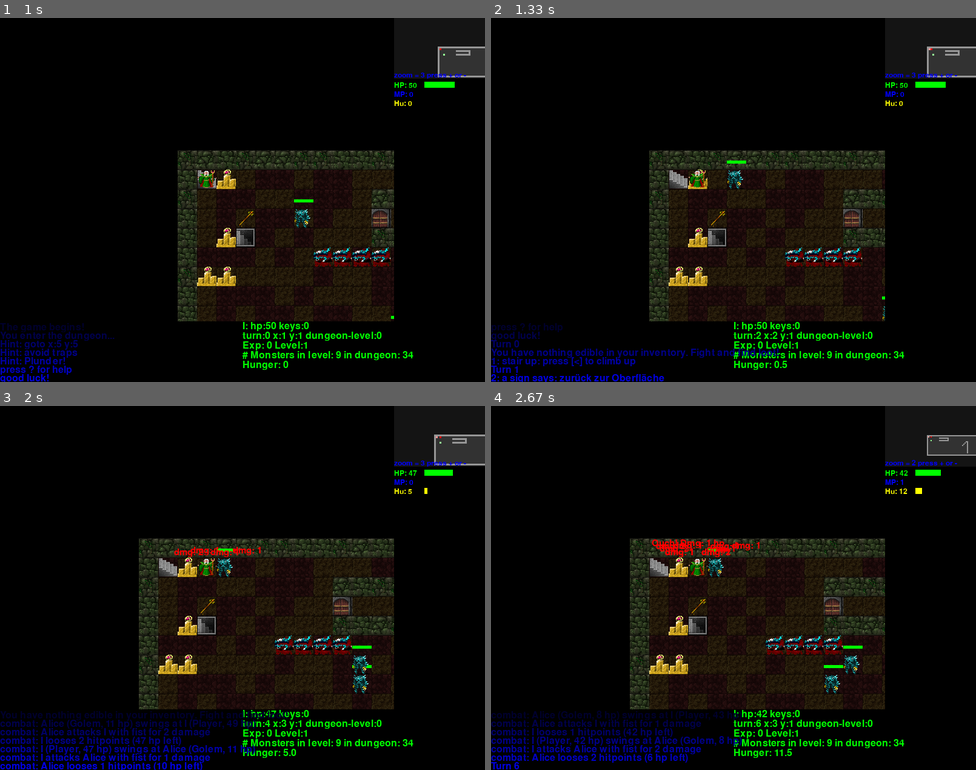
Above: before the commit, frames 1-4 (two rows, left to right).
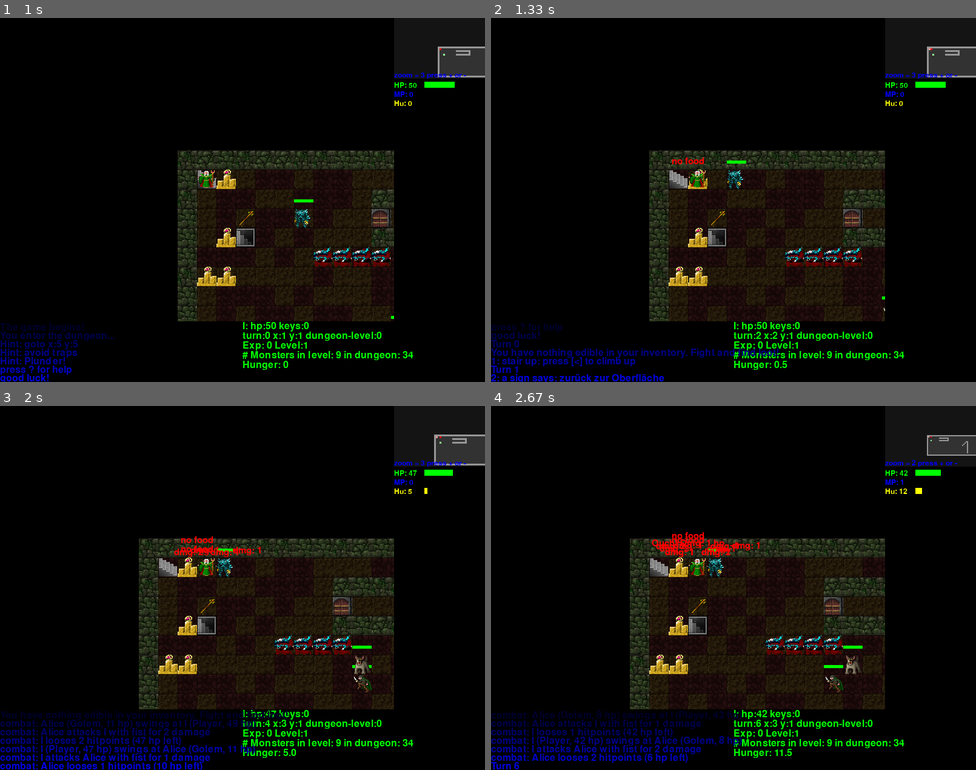
Above: after the commit, the same moments.

Repository: horstjens/pyrogue
Game: pygame game, started from pygame/pygamerogue.py
Same seed, same stepped clock (60 frames per second), same inputs: the game is played once before the commit and once after it.
Inputs:
- Up to frame 1 (1 s): tap I at 0.33 s; tap Enter at 0.67 s
- Up to frame 2 (1.33 s): hold E from 1 s (still down); hold Right from 1 s (still down)
- Up to frame 3 (2 s): release E at 1.47 s; release Right at 1.47 s; hold Right 1.5-1.97 s; tap E at 1.65 s
- Up to frame 4 (2.67 s): hold Up 2-2.3 s; hold Right from 2.33 s (still down); tap - at 2.48 s

Frame 1 is identical in both runs. In frame 2, less than 0.1% of the frame differs, in the area x 37-82%, y 38-84%; in frame 3, 0.4%, in the area x 37-77%, y 35-79%; in frame 4, 0.4%.

Commit message:
different sprites for wolf, gobling, warrior and statue

Diff:
--- a/pygame/pygamerogue.py
+++ b/pygame/pygamerogue.py
@@ -137,6 +137,9 @@
         elif "knife" in attacker.inventory and attacker.inventory["knife"] > 0:
             damage = random.randint(damage+1, damage+2)
             weapon = "knife"
+        elif "fangs" in attacker.inventory:  # no amount check necessary, only Wolf class can have fangs
+            weapon = "fangs"
+            damage = random.choice((0, 0, 0, 1, 1, 1, 1, 2, 2, 3, 4, 5))  # special damage for wolf, can be zero
         else:
             damage = random.randint(damage, damage+1)
             weapon = "fist"
@@ -325,6 +328,8 @@
     def __init__(self, x, y, xp=0, level=1, hp=0, picture=""):
         """a stationary monster that only defends it self"""
         Monster.__init__(self, x, y, xp, level, hp, picture)
+        self.picture = PygView.STATUE1
+        self.hitpoints = 50
 
     def ai(self, player):
         return 0, 0
@@ -336,7 +341,9 @@
         Monster.__init__(self, x, y, xp, level, hp, picture)
         # ------- put your own code here: ----
         # self.picture = random.choice((PygView.GOBLIN1, PygView.GOBLIN2, PygView.GOBLIN3))
-        # self.strength = random.randint(1,6)
+        self.picture = PygView.GOBLIN1
+        self.strength = random.randint(3, 9)
+        self.hitpoints = random.randint(20, 25)
         # -- give something into inventory
         # self.inventory["goblin amulet"] = 1
 
@@ -347,9 +354,13 @@
         Monster.__init__(self, x, y, xp, level, hp, picture)
         # ------- put your own code here: ----
         # self.picture = random.choice((PygView.WOLF1, PygView.WOLF2, PygView.WOLF3))
-        # self.strength = random.randint(3,4)
+        self.picture = PygView.WOLF1
+        self.strength = random.randint(3, 4)
+        self.hitpoints = random.randint(15, 20)
         # self.dexterity = random.randint(5,8)
-        # self.inventory["fangs"] = 1 # modify combat_round and code damage for "fangs"
+        # a wolf can not have shield, armor etc
+        self.inventory = {}
+        self.inventory["fangs"] = 1 # modify combat_round and code damage for "fangs"
 
 
 class EliteWarrior(Boss):
@@ -357,10 +368,11 @@
         """example for a boss monster"""
         Monster.__init__(self, x, y, xp, level, hp, picture)
         # ------- put your own code here: ----
-        # self.hitpoints = 100
+        self.hitpoints = 32
         # self.picture = random.choice((PygView.WARRIOR1, PygView.WARRIOR2, PygView.WARRIOR3))
+        self.picture = PygView.WARRIOR1
         # self.strength = random.randint(12,24)   # more strength
-        # self.inventory["sword"] = 1             # 100% change to start with good equipment
+        self.inventory["sword"] = 1             # 100% change to start with good equipment
         # self.inventory["shield"] = 1
 
 
@@ -839,11 +851,15 @@
         # PygView.SIGN  = PygView.GUI.image_at((32*6,0,32,32))
         PygView.FLOOR = PygView.FLOORS.image_at((160, 32*2, 32, 32))
         PygView.FLOOR1 = PygView.FLOORS.image_at((192, 160, 32, 32))
-        PygView.TRAP = PygView.FEAT.image_at((30, 128, 32, 32), (0, 0, 0))
+        PygView.TRAP = PygView.FEAT.image_at((30, 128, 32, 32), (0, 0, 0))  # the extra (0,0,0) makes sprite transparent
         PygView.PLAYERPICTURE = PygView.FIGUREN.image_at((111, 1215, 32, 32), (0, 0, 0))
         PygView.STAIRDOWN = PygView.FEAT.image_at((32*4, 32*5, 32, 32))
         PygView.STAIRUP = PygView.FEAT.image_at((32*5, 32*5, 32, 32), (0, 0, 0))
         PygView.MONSTERPICTURE = PygView.FIGUREN.image_at((0, 0, 32, 32), (0, 0, 0))
+        PygView.STATUE1 = PygView.FIGUREN.image_at((650, 960, 28, 32), (0, 0, 0))  # Sprite is less than 32 pixel width
+        PygView.GOBLIN1 = PygView.FIGUREN.image_at((659, 990, 32, 32), (0, 0, 0))
+        PygView.WOLF1 = PygView.FIGUREN.image_at((667, 607, 32, 32), (0, 0, 0))
+        PygView.WARRIOR1 = PygView.FIGUREN.image_at((405, 989, 32, 32), (0, 0, 0))
         PygView.DOOR = PygView.FEAT.image_at((32*2, 32, 32, 32))
         PygView.LOOT = PygView.MAIN.image_at((155, 672, 32, 32), (0, 0, 0))
         PygView.KEY = PygView.FIGUREN.image_at((54, 1682, 32, 32), (0, 0, 0))
@@ -1120,15 +1136,16 @@
                                 self.status.append("{}: You have no healing potion. Gather more loot!".format(
                                                    self.turns))
                     elif event.key == pygame.K_e:
-                        food = [i for i in self.player.inventory if i == "bread" or i == "meat" and
+                        food = [i for i in self.player.inventory if (i == "bread" or i == "meat") and
                                 self.player.inventory[i] > 0]
-                        if len(food) > 0:
+                        if len(food) > 0:  # TODO: eating sound effect
                             self.player.inventory[food[0]] -= 1
-                            Flytext(self.player.x, self.player.y, "Yummy {}".format(food[0]), (0,200,0))
+                            Flytext(self.player.x, self.player.y, "Yummy {}".format(food[0]), (0, 200, 0))
                             self.player.hunger -= random.randint(5, 30)
-                            self.player.hunger = max(0, self.player.hunger) # hunger can not become < 0
+                            self.player.hunger = max(0, self.player.hunger)  # hunger can not become < 0
                         else:
                             self.status.append("You have nothing edible in your inventory. Fight and find loot!")
+                            Flytext(self.player.x, self.player.y, "no food")  # TODO: no food sound effect
                     # --------------- player goes to a new location ----------
                     # whereto: Block (Floor, Wall, Stair)
                     whereto = self.level.layout[(self.player.x+self.player.dx, self.player.y+self.player.dy)]
